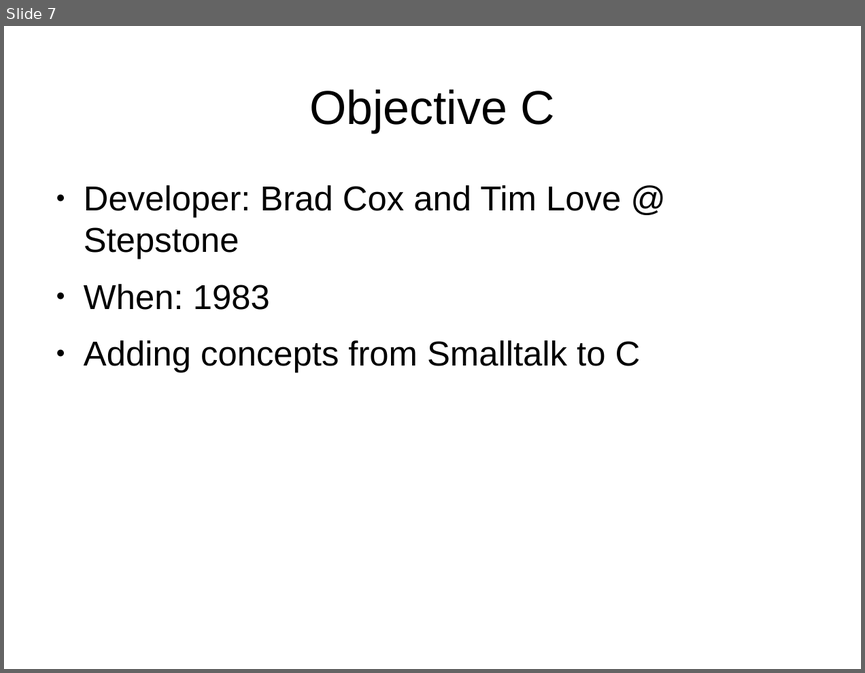
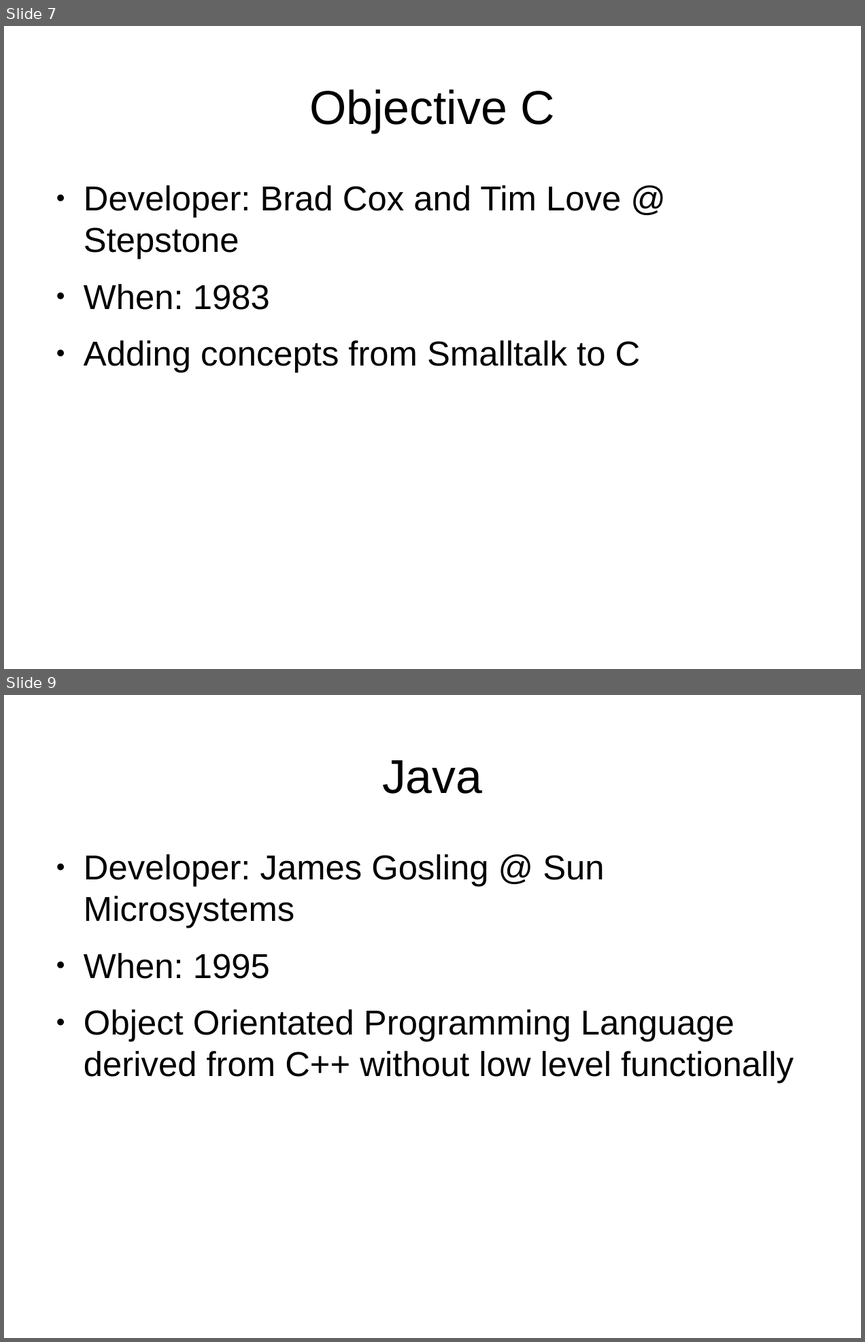
Before and after one commit to cajun-code/Programming_language_swamp_tour, a slide deck: plst.odp. Shown one above the other, each under a label of ours: slide 7 before the commit, slides 7 and 9 after it; the slides between them are not shown. The pictures are 865x673 and 865x1342 pixels, drawn with LibreOffice and Linux fonts; fonts in the diff are those of the drawing; background and template pictures are left out. Boxes give left, top, right and bottom in pixels: in the first picture for what was removed or moved away, otherwise in the second. Text is boxed around its words. In the diff, an @@ line names an element or a change of style, - is before the commit and + after.

Commit message:
Updated presentation

```diff
--- a/plst.odp
+++ b/plst.odp
@@ slide 9 added at (4,695,861,1338), background picture (left out) @@
@@ title added at (382,760,482,794), 44 pt, text #000000 @@
+Java
@@ text added at (84,854,793,1083), 32 pt, text #000000 @@
+● Developer: James Gosling @ Sun Microsystems
+● When: 1995
+● Object Orientated Programming Language derived from C++ without low level functionally
```
Also in this commit, not shown: 9 other slides added, 1 other file.
